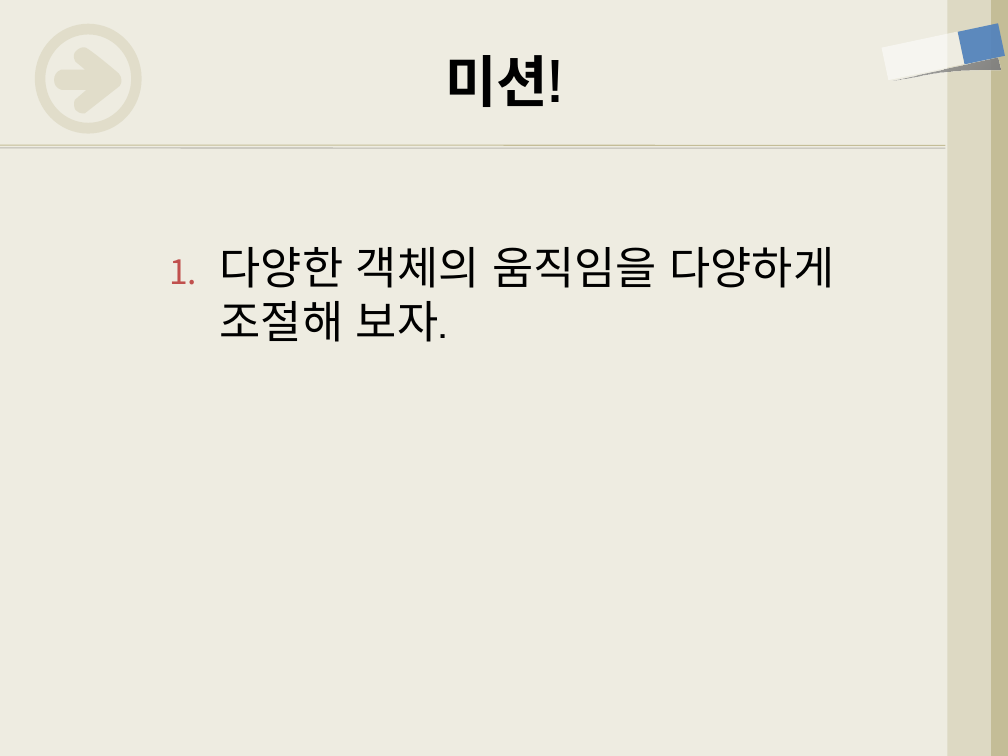
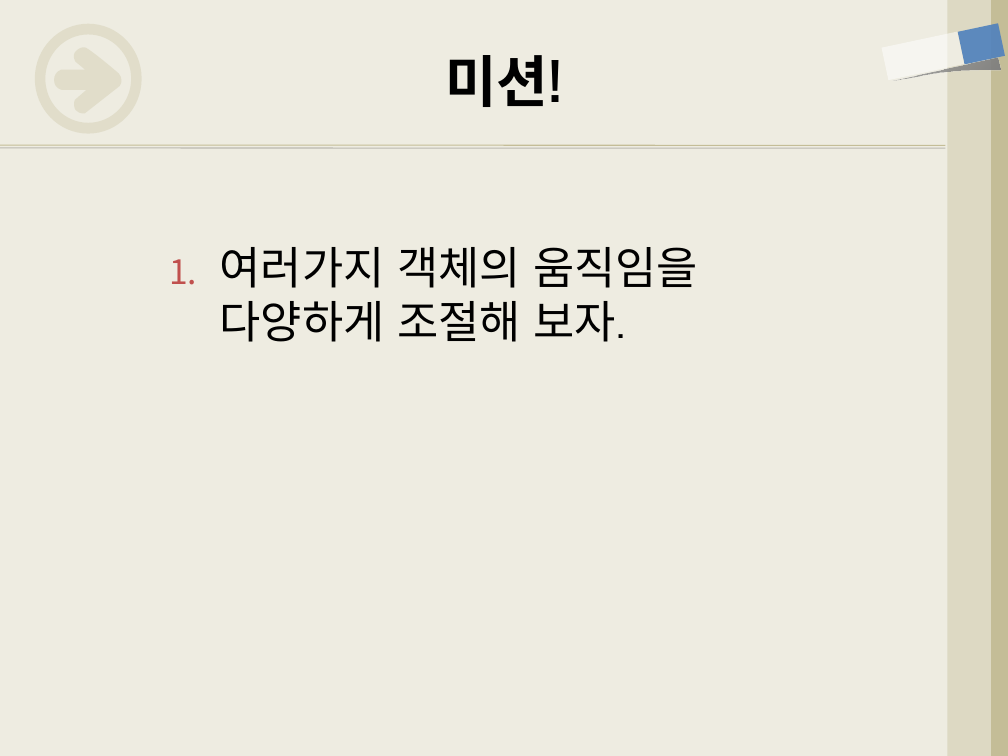
Before and after one commit to freshmea/weizman_python_class, a slide deck: slide 6 of textbook/파이썬5-2교시.pptx (slide 5 before the commit). Drawn at 1008x756 pixels with LibreOffice and Linux fonts; fonts in the diff are those of the drawing. Boxes give left, top, right and bottom in pixels: in the first picture for what was removed or moved away, otherwise in the second. Text is boxed around its words. In the diff, an @@ line names an element or a change of style, - is before the commit and + after.

```diff
--- a/textbook/파이썬5-2교시.pptx
+++ b/textbook/파이썬5-2교시.pptx
@@ text at (x1=220, y1=247, x2=698, y2=342): text changed @@
-1. 다양한 객체의 움직임을 다양하게 조절해 보자.
+1. 여러가지 객체의 움직임을 다양하게 조절해 보자.
```
Also in this commit, not shown: 2 other slides changed, 1 slide added.
